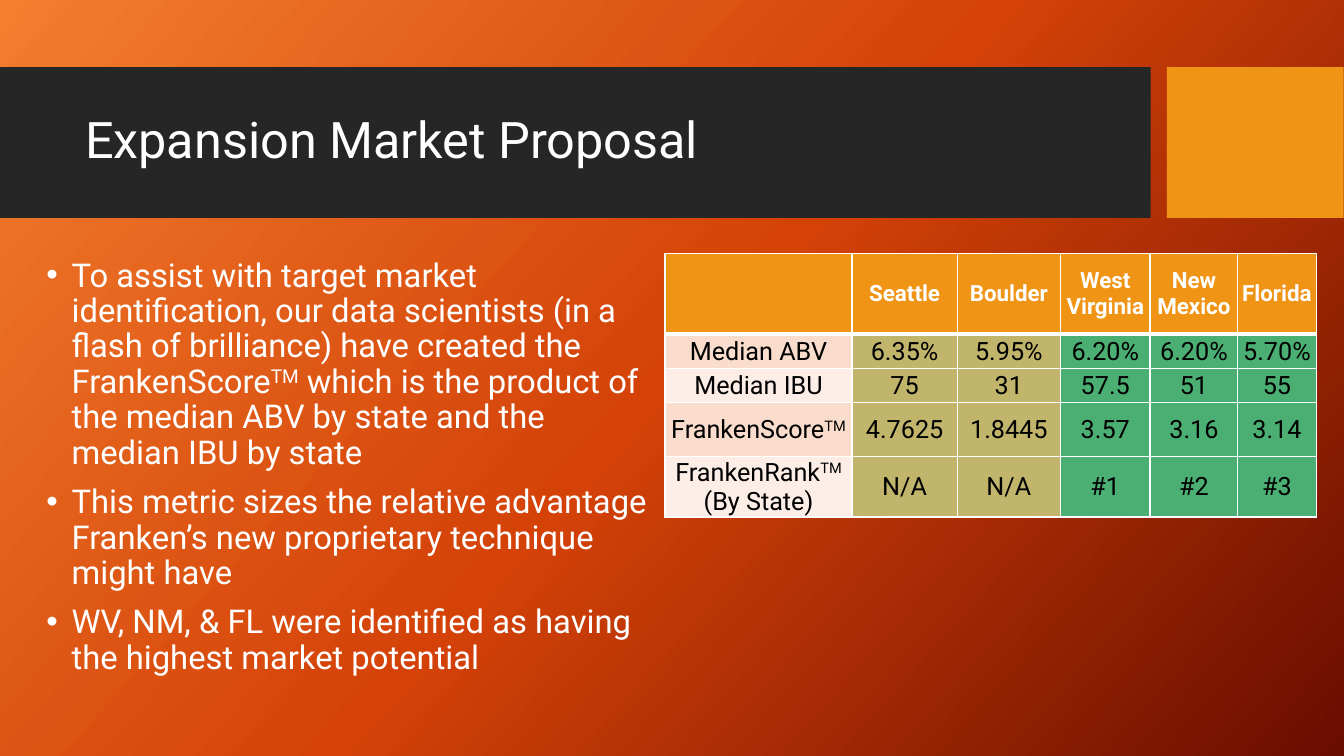
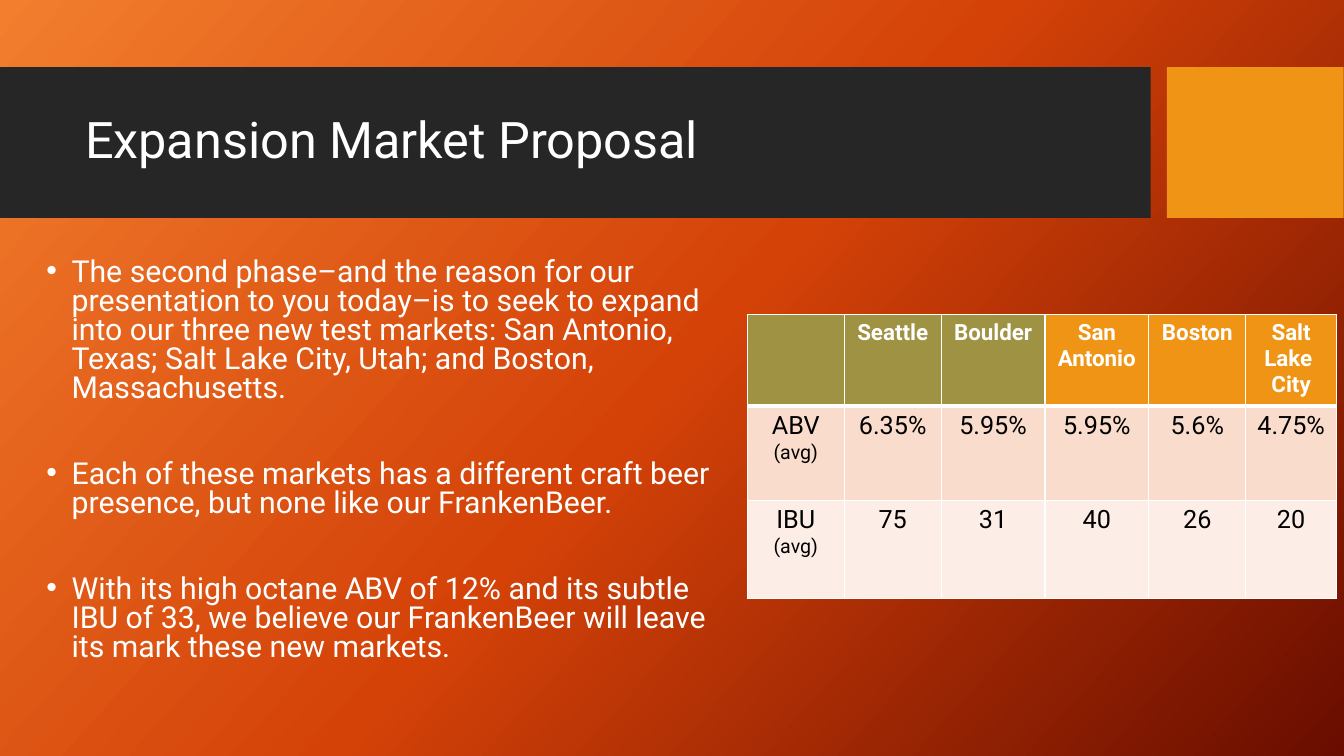
Before and after one commit to nickcellini/DDS-Case-Study-ACQN, a slide deck: slide 8 of Case Study - Project 1 - Final.pptx. Drawn at 1344x756 pixels with LibreOffice and Linux fonts; fonts in the diff are those of the drawing; background and template pictures are left out. Boxes give left, top, right and bottom in pixels: in the first picture for what was removed or moved away, otherwise in the second. Text is boxed around its words. In the diff, an @@ line names an element or a change of style, - is before the commit and + after.

Commit message:
removed all edits except FrankenBeer slide.

```diff
--- a/Case Study - Project 1 - Final.pptx
+++ b/Case Study - Project 1 - Final.pptx
@@ text at <box>72,259,709,658</box>: text changed; size 23.4 to 21.6 pt @@
-• To assist with target market identification, our data scientists (in a flash of brilliance) have created the FrankenScoreTM which is the product of the median ABV by state and the median IBU by state
-• This metric sizes the relative advantage Franken’s new proprietary technique might have
-• WV, NM, & FL were identified as having the highest market potential
+• The second phase–and the reason for our presentation to you today–is to seek to expand into our three new test markets: San Antonio, Texas; Salt Lake City, Utah; and Boston, Massachusetts.
+• Each of these markets has a different craft beer presence, but none like our FrankenBeer.
+• With its high octane ABV of 12% and its subtle IBU of 33, we believe our FrankenBeer will leave its mark these new markets.
@@ table removed at <box>665,254,1318,520</box>, 5 rows, 6 columns @@
- | Seattle | Boulder | West Virginia | New Mexico | Florida
-Median ABV | 6.35% | 5.95% | 6.20% | 6.20% | 5.70%
-Median IBU | 75 | 31 | 57.5 | 51 | 55
-FrankenScoreTM | 4.7625 | 1.8445 | 3.57 | 3.16 | 3.14
-FrankenRankTM (By State) | N/A | N/A | #1 | #2 | #3
@@ table added at <box>747,315,1336,599</box>, 3 rows, 6 columns @@
+ | Seattle | Boulder | San Antonio | Boston | Salt Lake / City
+ABV (avg) | 6.35% | 5.95% | 5.95% | 5.6% | 4.75%
+IBU / (avg) | 75 | 31 | 40 | 26 | 20
```
Also in this commit, not shown: 6 other slides changed, 1 other file.
